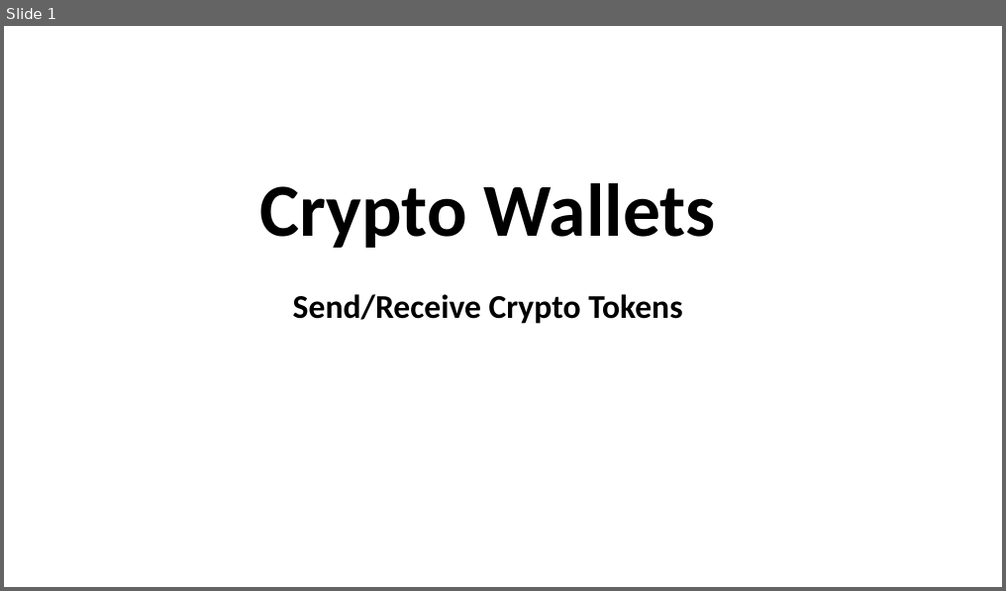
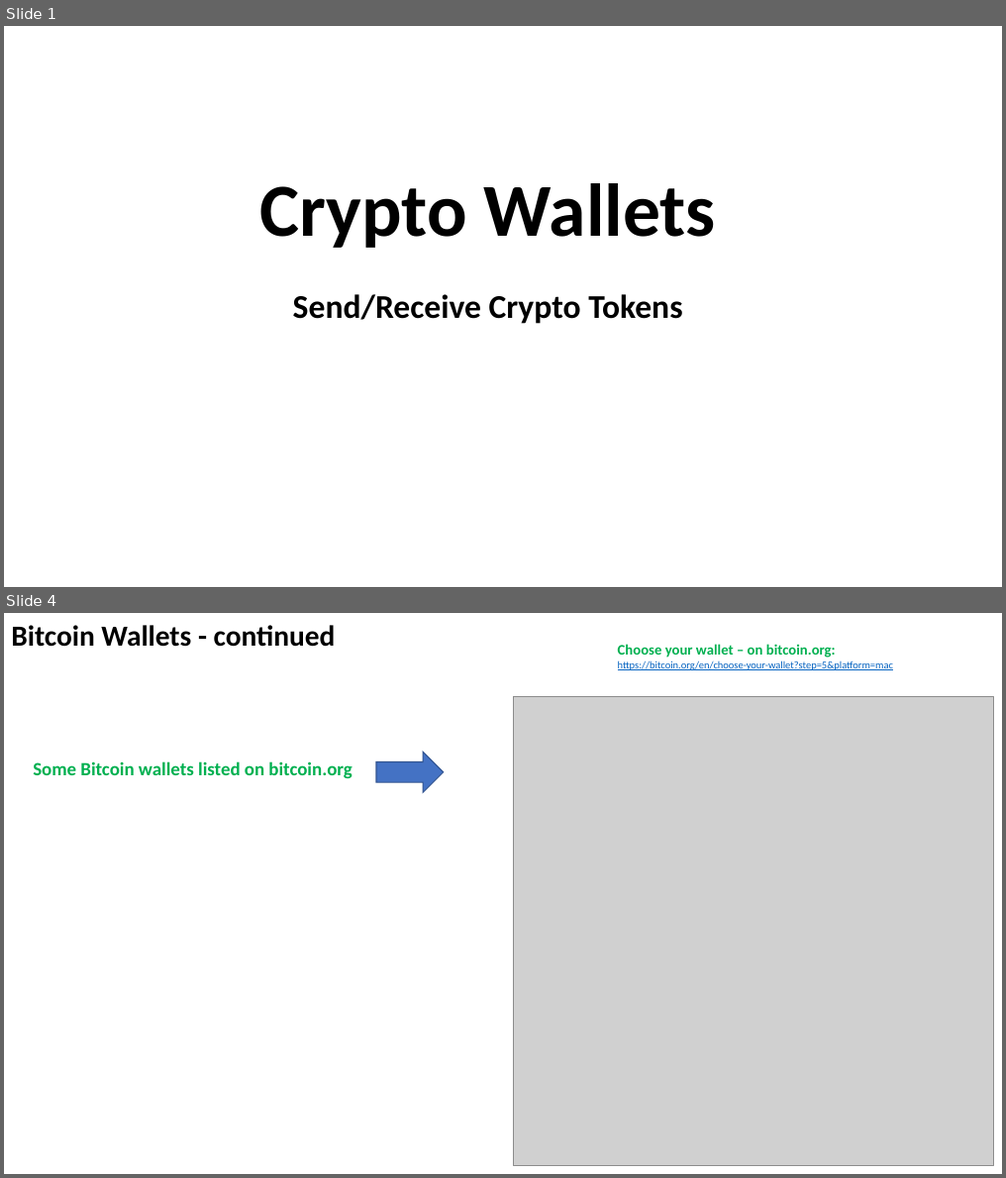
Before and after one commit to lselector/crypto, a slide deck: crypto_07_wallets.pptx. Shown one above the other, each under a label of ours: slide 1 before the commit, slides 1 and 4 after it; the slides between them are not shown. The pictures are 1006x591 and 1006x1178 pixels, drawn with LibreOffice and Linux fonts; fonts in the diff are those of the drawing; grey boxes stand for pictures. Boxes give left, top, right and bottom in pixels: in the first picture for what was removed or moved away, otherwise in the second. Text is boxed around its words. In the diff, an @@ line names an element or a change of style, - is before the commit and + after.

```diff
--- a/crypto_07_wallets.pptx
+++ b/crypto_07_wallets.pptx
@@ slide 4 added at (4,613,1002,1174), background #FFFFFF @@
@@ text added at (11,625,336,647), 28 pt, text #000000, bold @@
+Bitcoin Wallets - continued
@@ text added at (618,644,893,670), 10 pt, text #0563C1, underline @@
+Choose your wallet – on bitcoin.org:
+https://bitcoin.org/en/choose-your-wallet?step=5&platform=mac
@@ picture added at (513,697,994,1166) @@
@@ right arrow added at (376,753,443,793), fill #4472C4, outline #325491 1 pt @@
@@ text added at (33,761,351,779), 18 pt, text #00B050, bold @@
+Some Bitcoin wallets listed on bitcoin.org
```
Also in this commit, not shown: 4 slides changed, 2 other slides added.
